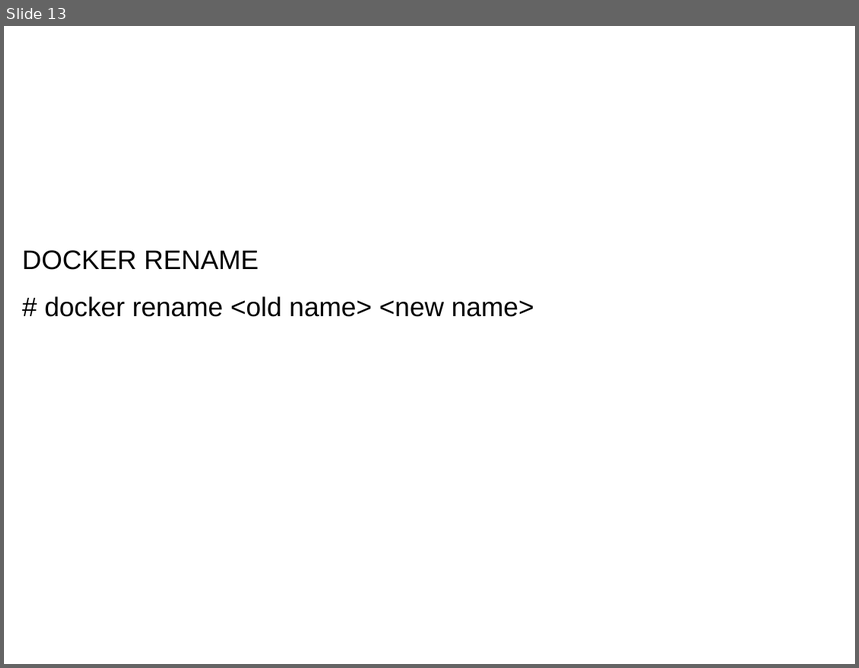
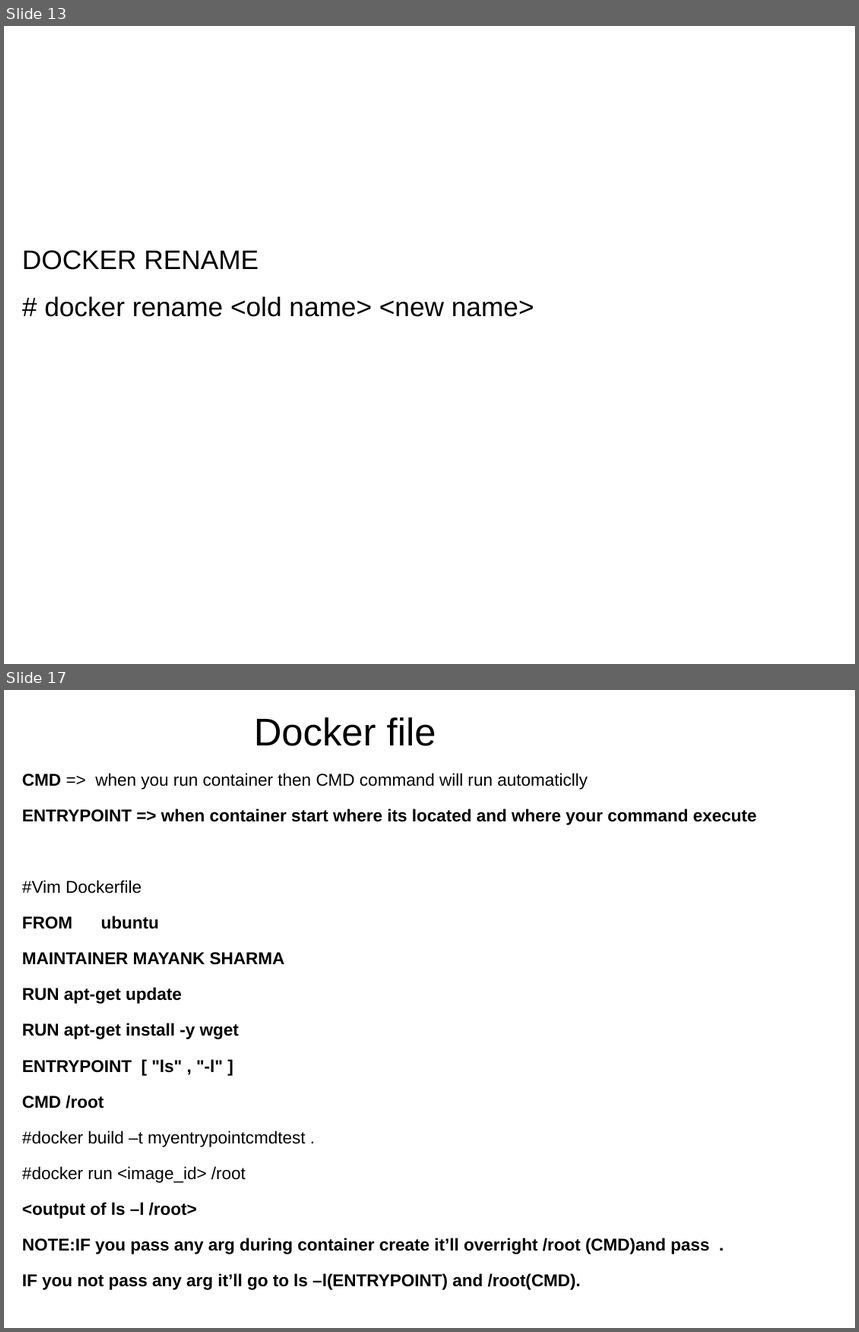
Before and after one commit to hackersdatabase007/mayank, a slide deck: Docker/MY_DOCKERS.pptx. Shown one above the other, each under a label of ours: slide 13 before the commit, slides 13 and 17 after it; the slides between them are not shown. The pictures are 859x668 and 859x1332 pixels, drawn with LibreOffice and Linux fonts; fonts in the diff are those of the drawing. Boxes give left, top, right and bottom in pixels: in the first picture for what was removed or moved away, otherwise in the second. Text is boxed around its words. In the diff, an @@ line names an element or a change of style, - is before the commit and + after.

```diff
--- a/Docker/MY_DOCKERS.pptx
+++ b/Docker/MY_DOCKERS.pptx
@@ slide 17 added at (x1=4, y1=690, x2=855, y2=1328), background #FFFFFF @@
@@ subtitle added at (x1=22, y1=717, x2=757, y2=1290), 16 pt, text #000000, bold @@
+Docker file
+CMD => when you run container then CMD command will run automaticlly
+ENTRYPOINT => when container start where its located and where your command execute
+#Vim Dockerfile
+FROM ubuntu
+MAINTAINER MAYANK SHARMA
+RUN apt-get update
+RUN apt-get install -y wget
+ENTRYPOINT [ "ls" , "-l" ]
+CMD /root
+#docker build –t myentrypointcmdtest .
+#docker run <image_id> /root
+<output of ls –l /root>
+NOTE:IF you pass any arg during container create it’ll overright /root (CMD)and pass .
+IF you not pass any arg it’ll go to ls –l(ENTRYPOINT) and /root(CMD).
```
Also in this commit, not shown: 7 other slides added, 1 other file.
